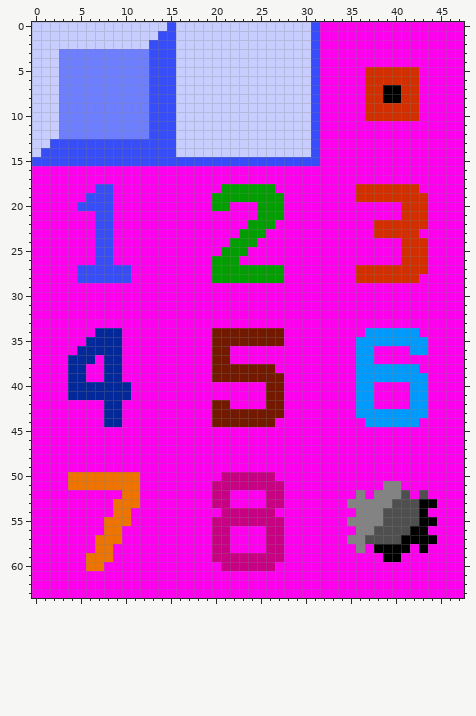
Pixel-art sprite, stored at minesweeper/src/gfx/tiles16.png. That is the earlier state.
The file is 48x64 pixels. Colours within 5 levels of each other are drawn and written as one.
And afterwards:
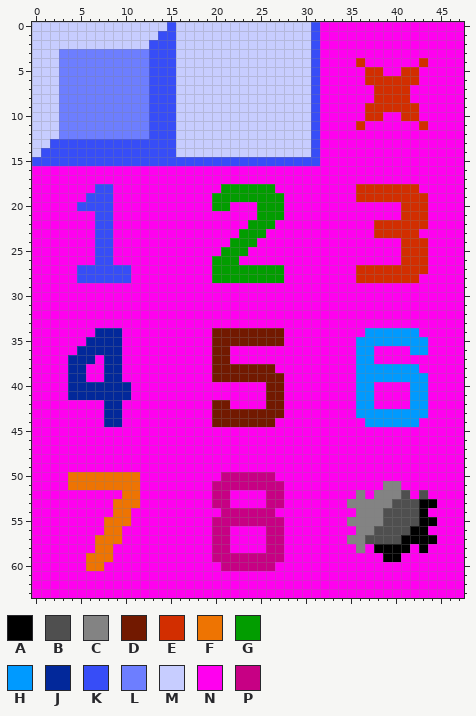
Palette (. is transparent): A #000000  B #4f4f4f  C #838383  D #721900  E #d22e00  F #ee7402  G #029d00  H #009aff  J #02289a  K #374df7  L #6d7eff  M #c7cdff  N #ff00ef  P #c70084
The exact change:
Changed rows in their new state; - is an unchanged pixel.
first column x 36:
 4 E------E
 5 ---NN---
 7 -N-EE-N-
 8 -N-EE-N-
10 ---NN---
11 E------E
Where, in picture pixels (left, top, right, bottom), the same in both pictures:
changed: (356, 58, 428, 130)
